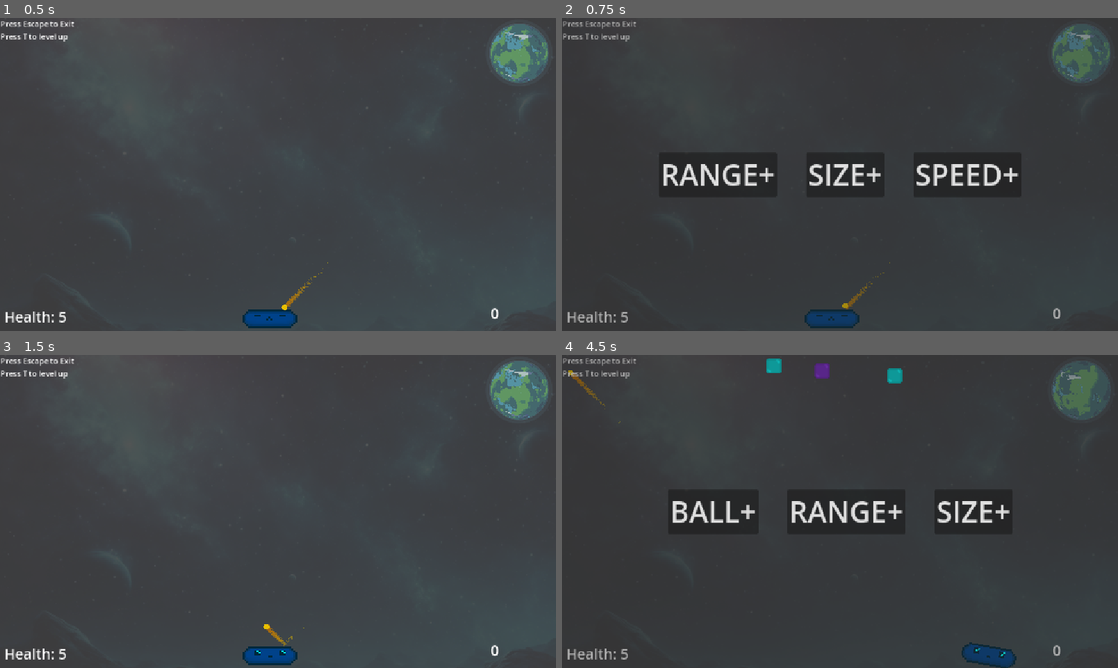
Above: before the commit, frames 1-4 (two rows, left to right).
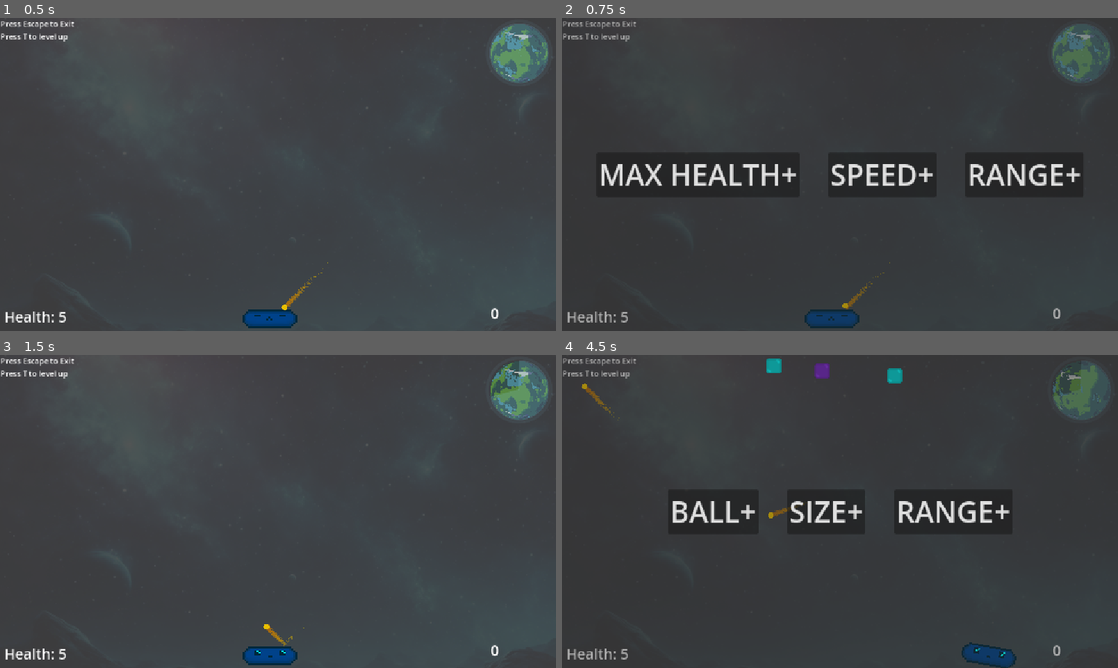
Above: after the commit, the same moments.

Repository: marcibaumel/HEJ_Brick
Game: Godot game, scene res://scenes/levels/customLevel.tscn
Same seed, same stepped clock (60 frames per second), same inputs: the game is played once before the commit and once after it.
Inputs (mouse positions are in pixels of both pictures, inside the frame that each line leads up to):
- Up to frame 1 (0.5 s): no input
- Up to frame 2 (0.75 s): tap T (destroy_children) at 0.5 s; hold Right (ui_right) from 0.53 s (still down); hold T (destroy_children) from 0.53 s (still down)
- Up to frame 3 (1.5 s): release Right (ui_right) at 1.25 s; release T (destroy_children) at 1.25 s; click (133, 511) at 1.25 s, where only the run after the commit has a clickable "MAX HEALTH+"
- Up to frame 4 (4.5 s): tap T (destroy_children) every 0.75 s from 2 to 4.25 s; hold Left (ui_left) 2.03-2.78 s; tap 1 at 2.1 s; hold Right (ui_right) 2.78-4.28 s; tap 2 at 2.85 s; tap 3 at 3.6 s; hold Left (ui_left) from 4.28 s (still down); hold T (destroy_children) from 4.28 s (still down)

Frame 1 is identical in both runs. In frame 2, 3.1% of the frame differs, in the area x 7-94%, y 43-55%; in frame 3, 0.3%; in frame 4, 1.5%.

Commit message:
add new ability

Diff:
--- a/brickyMartin/abilities.json
+++ b/brickyMartin/abilities.json
@@ -15,8 +15,13 @@
     "method": "grow_all_paddles_exp_detection"
   },
   {
-  "id": "speed_up",
-  "display_text": "SPEED+",
-  "method": "increase_all_balls_speed"
-}
+    "id": "speed_up",
+    "display_text": "SPEED+",
+    "method": "increase_all_balls_speed"
+  },
+  {
+    "id": "increase_max_health",
+    "display_text": "MAX HEALTH+",
+    "method": "increase_max_health"
+  }
 ]
--- a/brickyMartin/scripts/custom_level.gd
+++ b/brickyMartin/scripts/custom_level.gd
@@ -154,6 +154,9 @@
 				ball.velocity = ball.velocity.normalized() * ball.speed
 
 
+func increase_max_health(amount: int = 2) -> void:
+	GameManager.increaseMaxHealth(amount)
+
 func increase_all_balls_size(multiplier: float = 1.1) -> void:
 	ballIncrease *= multiplier
 	for ball in get_tree().get_nodes_in_group("Ball"):
